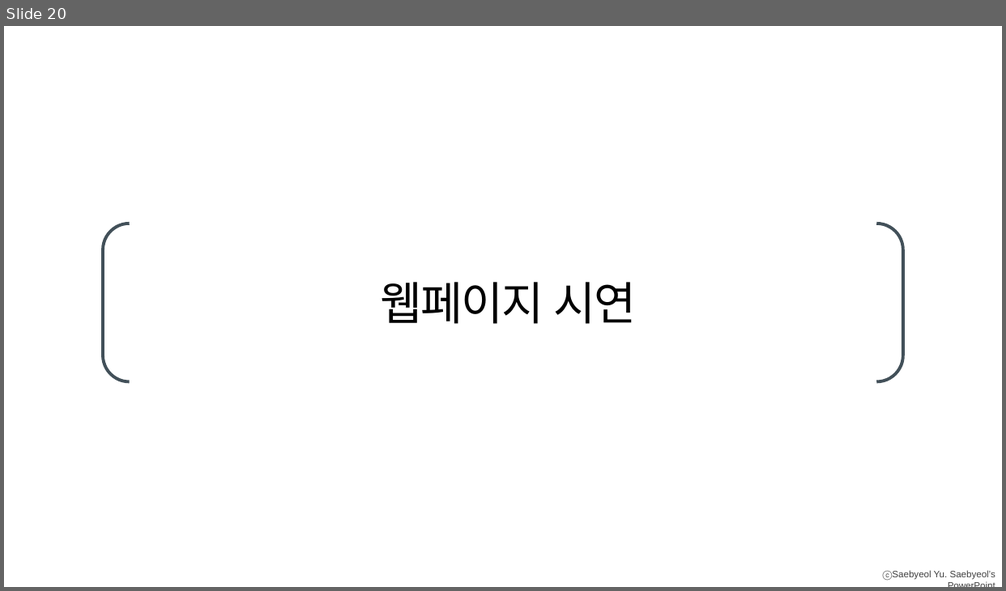
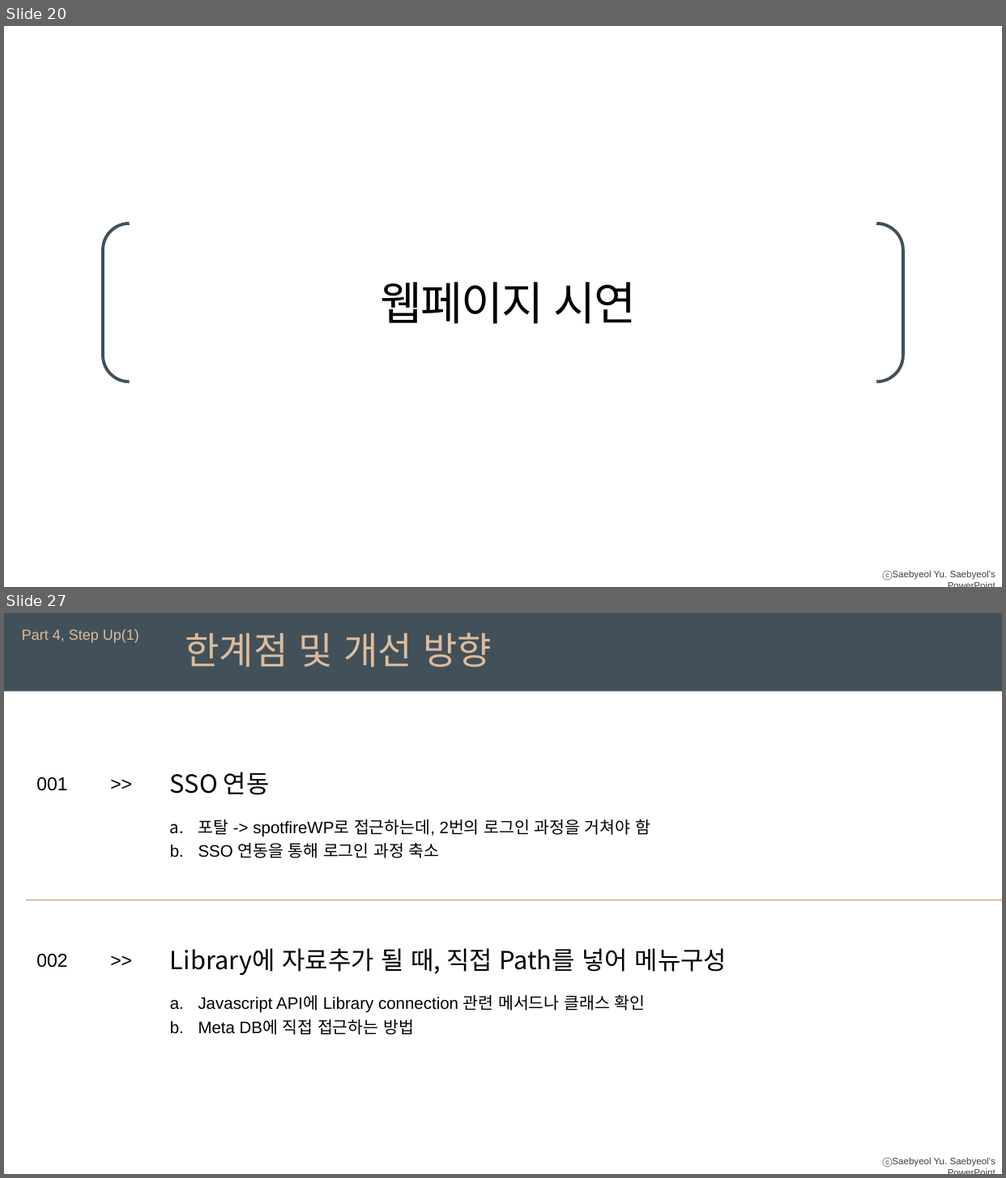
Before and after one commit to arsene-03/MashUp-SpotfireJsApi, a slide deck: Mash-up과제 소개.pptx. Shown one above the other, each under a label of ours: slide 20 before the commit, slides 20 and 27 after it; the slides between them are not shown. The pictures are 1006x591 and 1006x1178 pixels, drawn with LibreOffice and Linux fonts; fonts in the diff are those of the drawing; background and template pictures are left out. Boxes give left, top, right and bottom in pixels: in the first picture for what was removed or moved away, otherwise in the second. Text is boxed around its words. In the diff, an @@ line names an element or a change of style, - is before the commit and + after.

```diff
--- a/Mash-up과제 소개.pptx
+++ b/Mash-up과제 소개.pptx
@@ slide 27 added at [4, 613, 1002, 1174], background #FFFFFF; not listed: 1 template element that a slide beside it also shows @@
@@ rectangle added at [4, 613, 1002, 692], fill #425059 @@
@@ text added at [22, 629, 139, 643], 14 pt, text #DDBC9C @@
+Part 4, Step Up(1)
@@ text added at [185, 632, 492, 667], 36 pt, text #DDBC9C @@
+한계점 및 개선 방향
@@ group added at [36, 769, 650, 858]: 4 texts @@
+001
+>>
+SSO 연동
+a. 포탈 -> spotfireWP로 접근하는데, 2번의 로그인 과정을 거쳐야 함
+b. SSO 연동을 통해 로그인 과정 축소
@@ line added from (27, 900) to (1002, 900), #C7905A 0.75 pt @@
@@ text added at [103, 944, 140, 974], 18 pt, text #000000 @@
+>>
@@ text added at [170, 948, 727, 975], 24 pt, text #000000 @@
+Library에 자료추가 될 때, 직접 Path를 넣어 메뉴구성
@@ text added at [36, 954, 68, 968], 18 pt, text #000000 @@
+002
@@ text added at [198, 995, 646, 1035], 16 pt, text #000000 @@
+a. Javascript API에 Library connection 관련 메서드나 클래스 확인
+b. Meta DB에 직접 접근하는 방법
```
Also in this commit, not shown: 4 slides changed, 9 other slides added, 2 other files.
